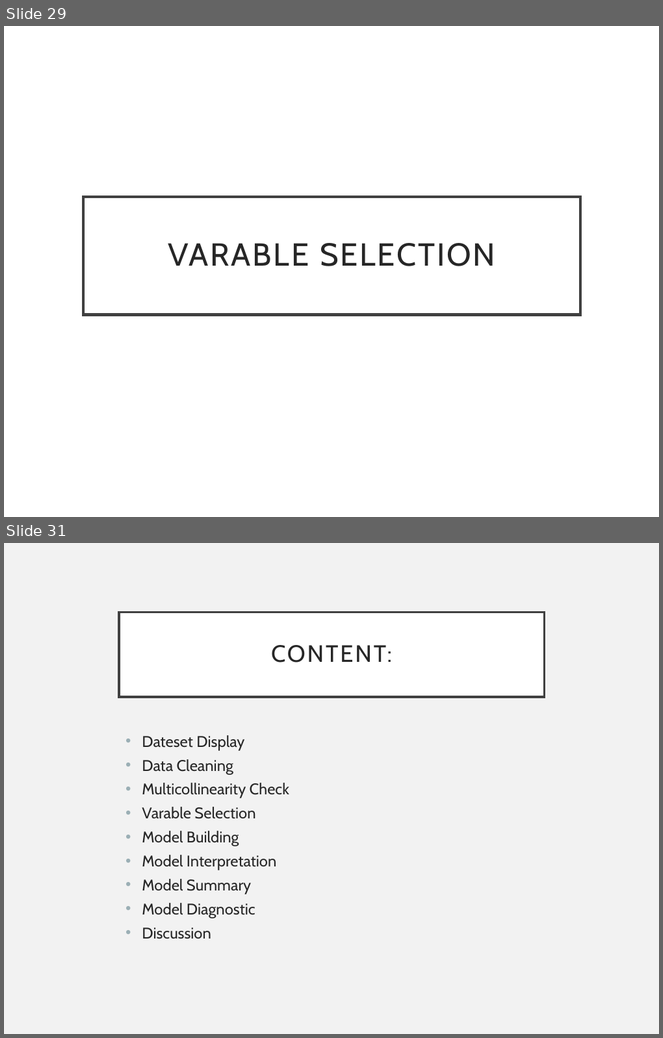
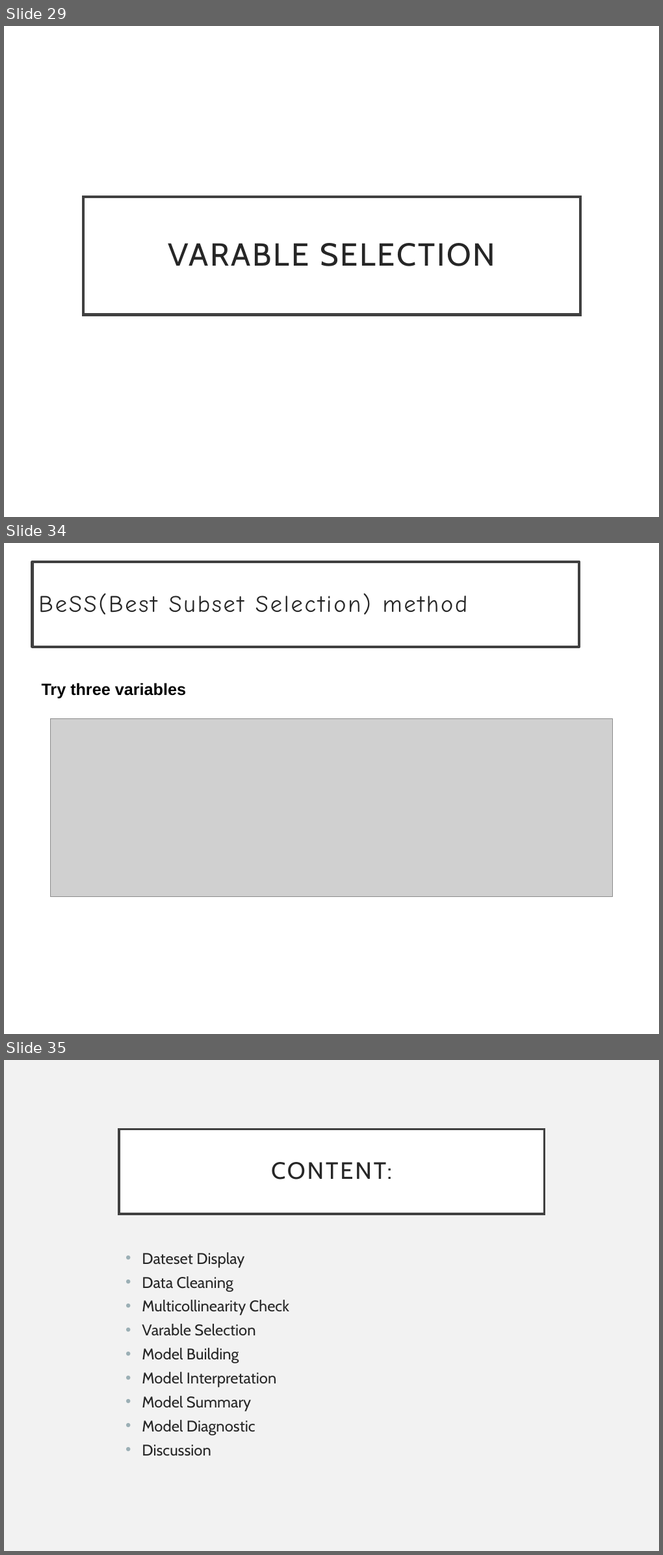
Before and after one commit to MjolnirT/UW-STAT628-M2, a slide deck: slide - Hao.pptx. Shown one above the other, each under a label of ours: slides 29 and 31 before the commit, slides 29, 34 and 35 after it; the slides between them are not shown. The pictures are 663x1038 and 663x1555 pixels, drawn with LibreOffice and Linux fonts; fonts in the diff are those of the drawing; grey boxes stand for pictures. Boxes give left, top, right and bottom in pixels: in the first picture for what was removed or moved away, otherwise in the second. Text is boxed around its words. In the diff, an @@ line names an element or a change of style, - is before the commit and + after.

```diff
--- a/slide - Hao.pptx
+++ b/slide - Hao.pptx
@@ slide 34 added at bbox=[4, 543, 659, 1034], background #FFFFFF @@
@@ rectangle added at bbox=[32, 561, 579, 646], fill #FFFFFF, outline #404040 3 pt, 26 pt, text #262626 @@
+BeSS(Best Subset Selection) method
@@ text added at bbox=[42, 683, 186, 699], 18 pt, text #000000, bold @@
+Try three variables
@@ picture added at bbox=[51, 719, 612, 897] @@
@@ what was slide 31 is now slide 35 @@
```
Also in this commit, not shown: 1 slide changed, 3 other slides added.
